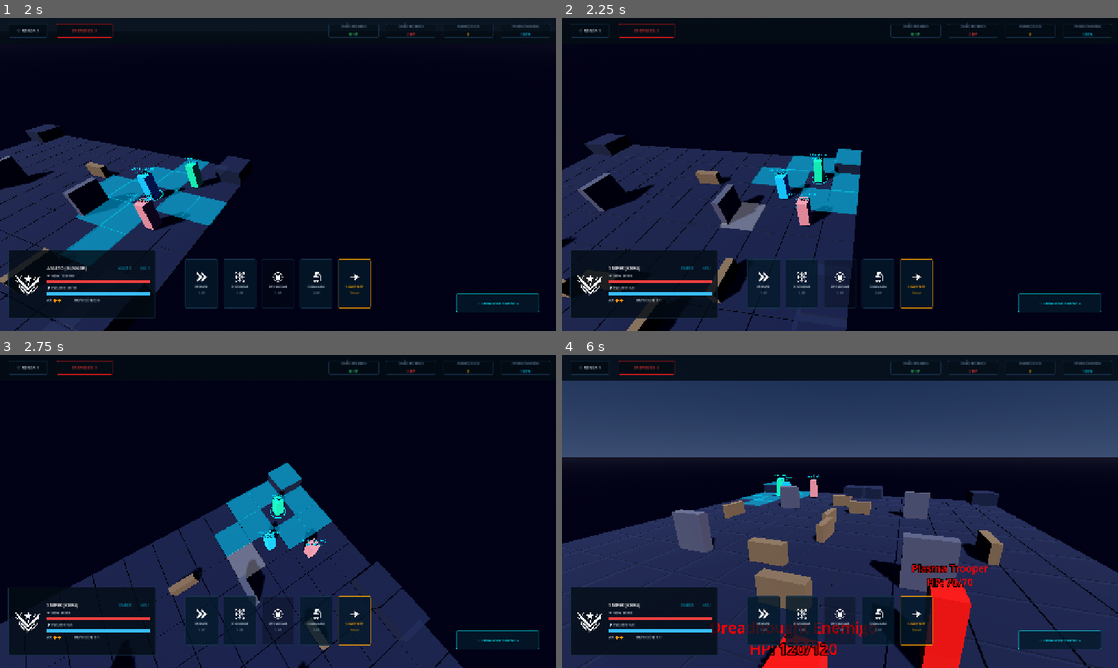
Above: before the commit, frames 1-4 (two rows, left to right).
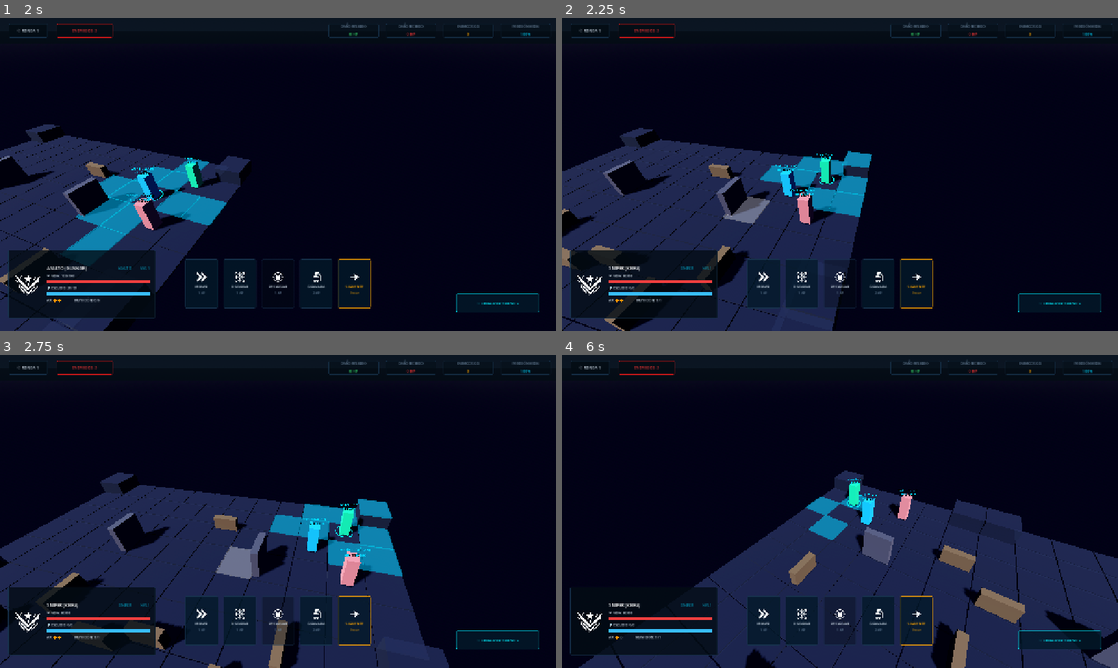
Above: after the commit, the same moments.

Repository: axel-molina/WarTacticGame
Game: Godot game, scene res://scenes/menu/menu_scene.tscn
The game is run twice, just before and just after one commit, with the same random seed, the same clock (stepped at 60 frames per second) and the same inputs.
Inputs (mouse positions are in pixels of both pictures, inside the frame that each line leads up to):
- Up to frame 1 (2 s): click (88, 140) at 0.5 s; tap Enter at 1.25 s; move the mouse to (400, 158) at 1.27 s; hold Right (ui_right) from 1.28 s (still down); hold Q from 1.28 s (still down); click (400, 158) at 1.42 s
- Up to frame 2 (2.25 s): release Right (ui_right) at 2 s; release Q at 2 s; drag from (728, 190) to (812, 237) at 2.02 s
- Up to frame 3 (2.75 s): no input
- Up to frame 4 (6 s): move the mouse to (895, 442) at 2.77 s; hold Right (ui_right) 2.78-3.5 s; hold Q 2.78-3.5 s; click (895, 442) at 2.92 s; drag from (812, 574) to (673, 464) at 3.52 s; move the mouse to (1006, 558) at 4.27 s; hold Left (ui_left) 4.28-5 s; hold Q 4.28-5 s; click (1006, 558) at 4.42 s; drag from (673, 464) to (756, 433) at 5.02 s; move the mouse to (867, 511) at 5.77 s; hold Down (ui_down) from 5.78 s (still down); hold Q from 5.78 s (still down); click (867, 511) at 5.92 s

Frame 1 is identical in both runs. In frame 2, 7.4% of the frame differs, in the area x 0-56%, y 35-100%; in frame 3, 16%; in frame 4, 46%, in the area x 0-100%, y 8-100%.

Commit message:
Fix camera input: assign middle click to panning/dragging and right click to pitch/yaw rotation

Diff:
--- a/tactical-squad-combat/scripts/camera/tactical_camera.gd
+++ b/tactical-squad-combat/scripts/camera/tactical_camera.gd
@@ -77,17 +77,11 @@
 		elif event.button_index == MOUSE_BUTTON_MIDDLE:
 			is_dragging = event.pressed
 		elif event.button_index == MOUSE_BUTTON_RIGHT:
-			var use_right_click = SettingsManager.drag_with_right_click
-			if use_right_click:
-				is_dragging = event.pressed
-			else:
-				is_rotating = event.pressed
+			# El click derecho siempre rota la cámara
+			is_rotating = event.pressed
 		elif event.button_index == MOUSE_BUTTON_LEFT:
-			var use_right_click = SettingsManager.drag_with_right_click
-			if use_right_click:
-				is_rotating = event.pressed
-			else:
-				is_dragging = event.pressed
+			# El click izquierdo hace la acción contraria del arrastre táctico
+			is_dragging = event.pressed
 
 	elif event is InputEventMouseMotion:
 		if is_dragging:
